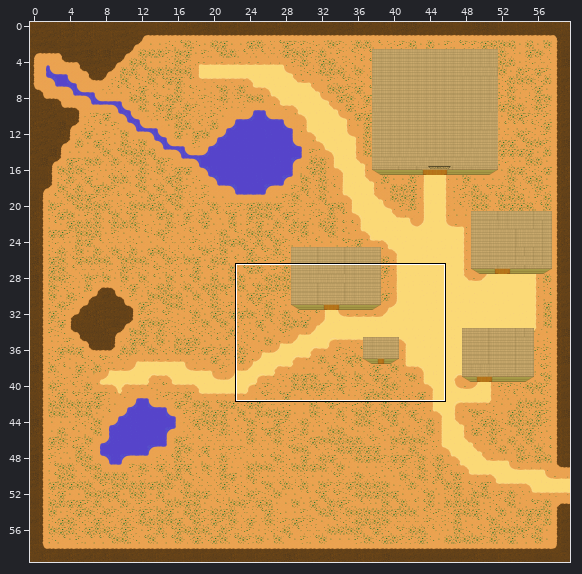
Two states of a Tiled map, android/assets/terrain/terrain1.tmx. Above: a wide view before the commit, with the close-up outlined.
Close-up. As it was:
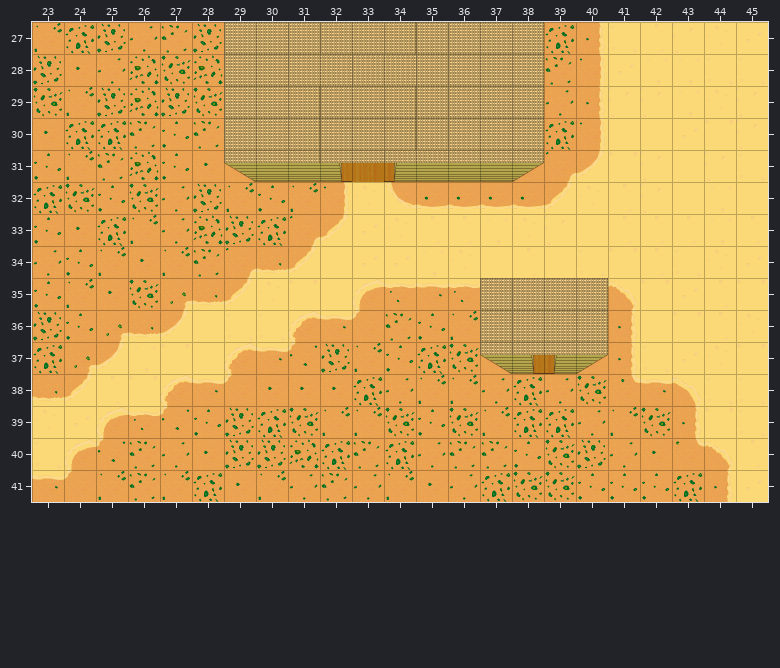
Cells are 64x64 px. Shown: x 23..45, y 27..41.
The same view after the edit:
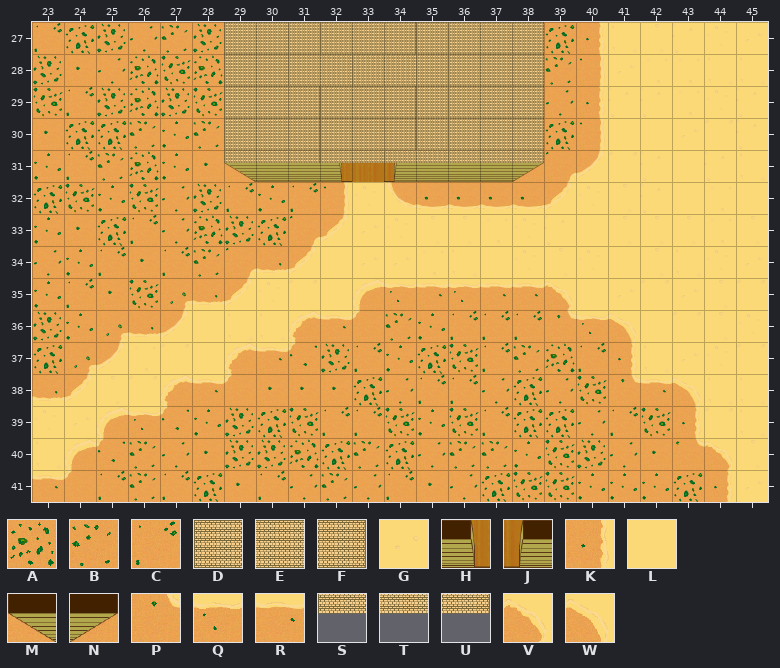
Key: from "tiles": A 3, B 4, C 5, D 17, E 18, F 19, G 27, H 32, J 33, K 40, L 46, M 49, N 51, P 60, Q 61, R 64, S 77, T 78, U 79, V 81, W 83.
_ is an empty cell, # one hidden under a higher layer, . an unchanged one.
Difference:
--- layer "Ground"
@@ x 37..41 @@
-35 ####V
-36 ####K
-37 MHJN.
+35 RRVLG
+36 CCPQW
+37 CBAC.
--- layer "roof"
@@ x 37..40 @@
-35 DDEF
-36 DDEF
-37 SSTU
+35 ____
+36 ____
+37 ____
Boxes around the changes in both close-ups, in picture pixels (x1, y1, x2, y2):
changed: (480, 278, 640, 374)
